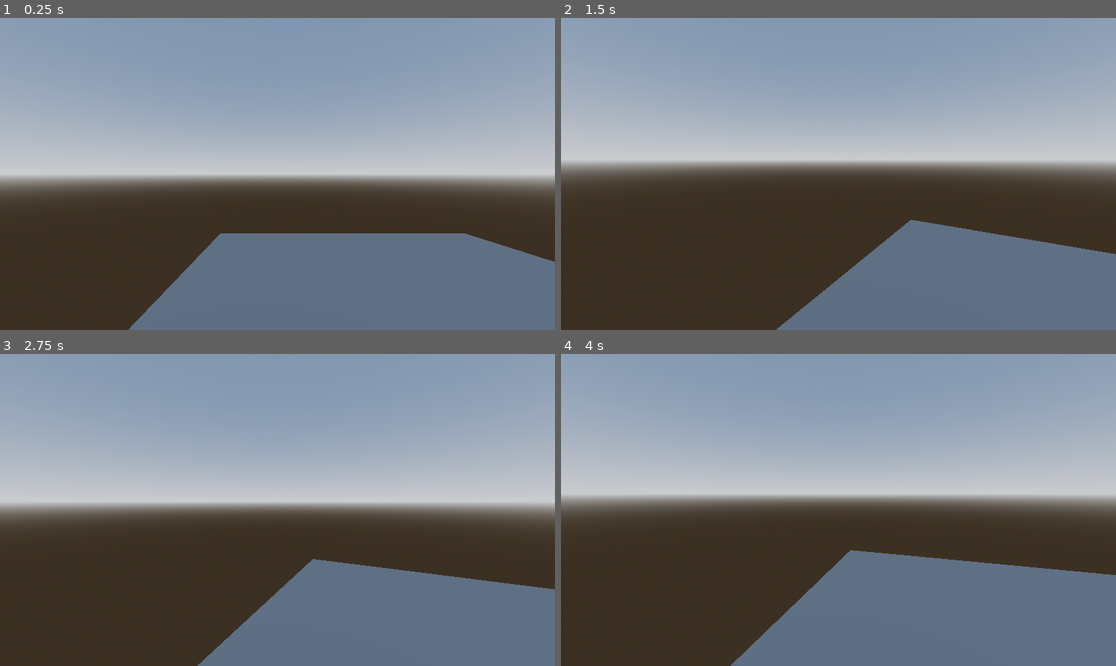
Above: before the commit, frames 1-4 (two rows, left to right).
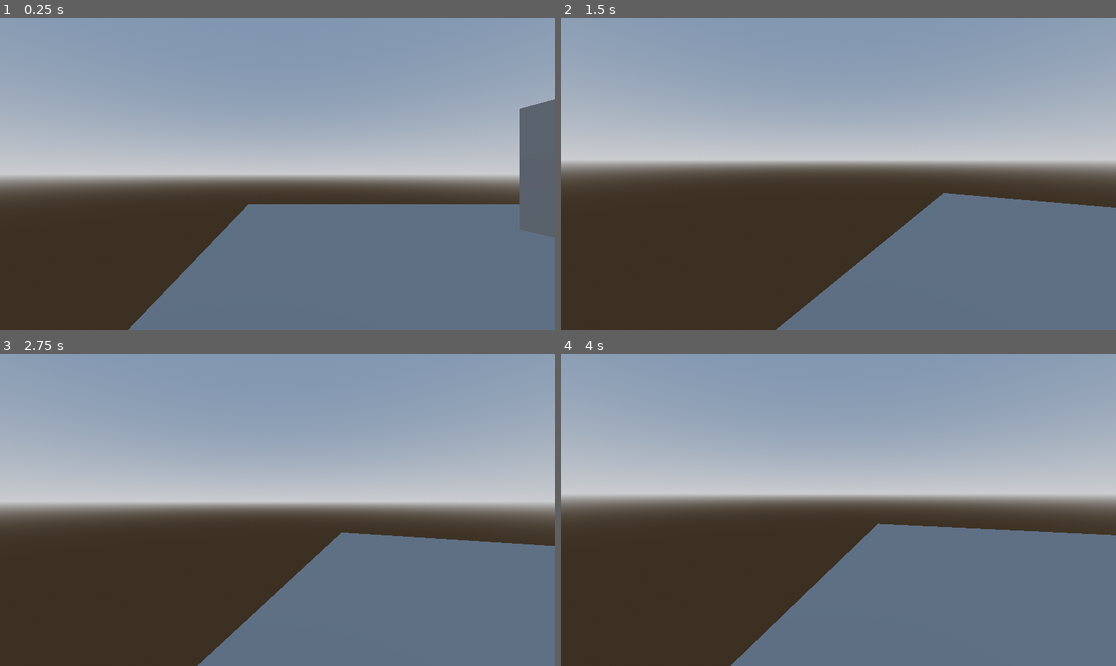
Above: after the commit, the same moments.

Repository: slaw1223/FirstGodotGame
Game: Godot game, scene res://main.tscn
Two runs of this game, one before a commit and one after it. Both use one fixed random seed, a clock stepped at 60 frames per second and the inputs below.
Inputs (mouse positions are in pixels of both pictures, inside the frame that each line leads up to):
- Up to frame 1 (0.25 s): no input
- Up to frame 2 (1.5 s): tap Enter (ui_accept) at 0.5, 0.77, 1.25 s; move the mouse to (960, 158) at 0.52 s; hold Right (ui_right) 0.53-1.28 s; click (960, 158) at 0.67 s; move the mouse to (810, 174) at 1.27 s; hold Up (ui_up) from 1.28 s (still down)
- Up to frame 3 (2.75 s): keep holding Up (ui_up); tap Enter (ui_accept) at 1.52, 2 s; move the mouse to (288, 503) at 2.02 s
- Up to frame 4 (4 s): keep holding Up (ui_up); tap Enter (ui_accept) at 2.75, 3.02, 3.5, 3.77 s; move the mouse to (832, 516) at 2.77 s; click (832, 516) at 2.92 s; move the mouse to (877, 513) at 3.52 s

The runs differ from the first frame. In frame 1, 8.1% of the frame differs, in the area x 39-100%, y 26-79%; in frame 2, 4.2%; in frame 3, 4.8%; in frame 4, 5.0%.

Commit message:
wesdgfh
adsfghj

Diff:
--- a/main.tscn
+++ b/main.tscn
@@ -24,6 +24,22 @@
 transform = Transform3D(1, 0, 0, 0, 1, 0, 0, 0, 1, -6.0849733, 0.35390806, 6.6351557)
 
 [node name="CSGBox3D" type="CSGBox3D" parent="." unique_id=1748870611]
-transform = Transform3D(1, 0, 0, 0, 1, 0, 0, 0, 1, -3.793457, -0.26660156, 4.4570923)
+transform = Transform3D(1, 0, 0, 0, 1, 0, 0, 0, 1, 2.413086, -0.26660156, 3)
 use_collision = true
-size = Vector3(8.586914, 0.46679688, 9.914185)
+size = Vector3(21, 0.46679688, 21)
+
+[node name="CSGBox3D2" type="CSGBox3D" parent="." unique_id=1602134099]
+transform = Transform3D(1, 0, 0, 0, 1, 0, 0, 0, 1, 2.5, 2, 13)
+size = Vector3(20, 5, 1)
+
+[node name="CSGBox3D3" type="CSGBox3D" parent="." unique_id=253009286]
+transform = Transform3D(1, 0, 0, 0, 1, 0, 0, 0, 1, 12, 2, 6)
+size = Vector3(1, 5, 13)
+
+[node name="CSGBox3D4" type="CSGBox3D" parent="." unique_id=1639949726]
+transform = Transform3D(1, 0, 0, 0, 1, 0, 0, 0, 1, 7.5, 2, 11.5)
+size = Vector3(12, 5, 2)
+
+[node name="CSGBox3D5" type="CSGBox3D" parent="." unique_id=348306312]
+transform = Transform3D(1, 0, 0, 0, 1, 0, 0, 0, 1, 9, 2, 0)
+size = Vector3(12, 5, 2)
